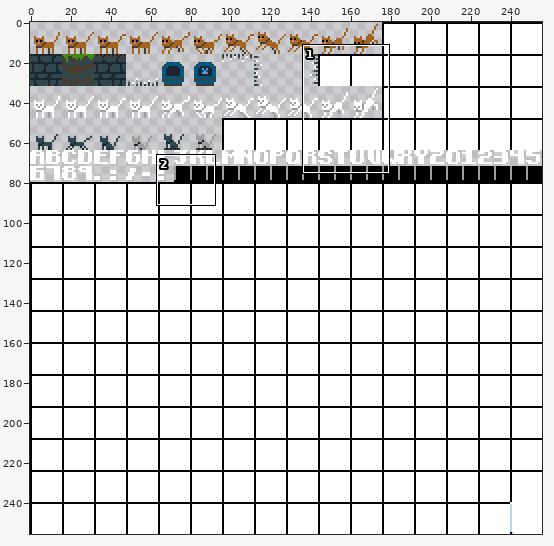
Sprite sheet, stored at data/tiles.png. The picture above shows the old version from afar; the outline marks the close-up.
Close-up. The starting point:
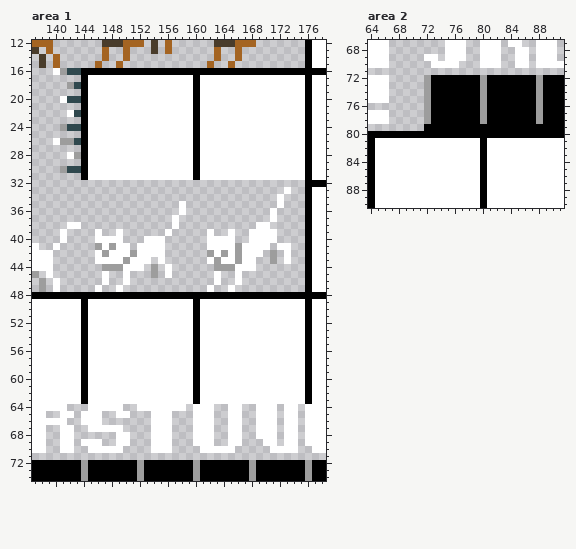
The file is 256x256 pixels. Shown: area 1: x 137..178, y 12..74; area 2: x 64..91, y 67..90.
After the commit:
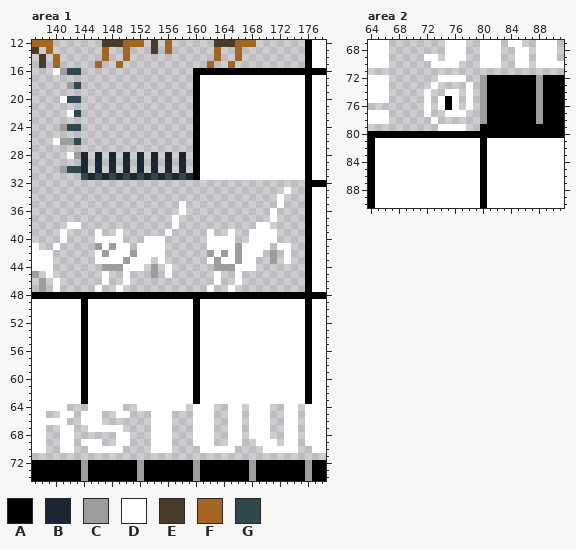
Palette (. is transparent): A #000000  B #1b2632  C #9d9d9d  D #ffffff  E #493c2b  F #a46422  G #2f484e
Diff:
{"where": "area 1"}
{"y":16,"x":144,"old":"AAAAAAAAAAAAAAAA","new":"................"}
{"y":17,"x":144,"old":"ADDDDDDDDDDDDDDD","new":"................"}
{"y":18,"x":144,"old":"ADDDDDDDDDDDDDDD","new":"................"}
{"y":19,"x":144,"old":"ADDDDDDDDDDDDDDD","new":"................"}
{"y":20,"x":144,"old":"ADDDDDDDDDDDDDDD","new":"................"}
{"y":21,"x":144,"old":"ADDDDDDDDDDDDDDD","new":"................"}
{"y":22,"x":144,"old":"ADDDDDDDDDDDDDDD","new":"................"}
{"y":23,"x":144,"old":"ADDDDDDDDDDDDDDD","new":"................"}
{"y":24,"x":144,"old":"ADDDDDDDDDDDDDDD","new":"................"}
{"y":25,"x":144,"old":"ADDDDDDDDDDDDDDD","new":"................"}
{"y":26,"x":144,"old":"ADDDDDDDDDDDDDDD","new":"................"}
{"y":27,"x":144,"old":"ADDDDDDDDDDDDDDD","new":"................"}
{"y":28,"x":144,"old":"ADDDDDDDDDDDDDDD","new":"B.B.B.B.B.B.B.B."}
{"y":29,"x":144,"old":"ADDDDDDDDDDDDDDD","new":"B.B.B.B.B.B.B.B."}
{"y":30,"x":144,"old":"ADDDDDDDDDDDDDDD","new":"B.B.B.B.B.B.B.B."}
{"y":31,"x":144,"old":"ADDDDDDDDDDDDDDD","new":"GBGBGBGBGBGBGBGB"}
{"y":64,"x":168,"old":".","new":"D"}
{"y":64,"x":171,"old":"D","new":"."}
{"y":65,"x":168,"old":".","new":"D"}
{"y":65,"x":171,"old":"D","new":"."}
{"y":66,"x":168,"old":".","new":"D"}
{"y":66,"x":171,"old":"D","new":"."}
{"y":67,"x":168,"old":".","new":"D"}
{"y":67,"x":171,"old":"D","new":"."}
{"y":68,"x":168,"old":".","new":"D"}
{"y":68,"x":171,"old":"D","new":"."}
{"y":69,"x":169,"old":".","new":"D"}
{"y":70,"x":170,"old":".","new":"D"}
{"where": "area 2"}
{"y":72,"x":72,"old":"CAAAAAAA","new":"..DDDD.."}
{"y":73,"x":72,"old":"CAAAAAAA","new":".D....D."}
{"y":74,"x":72,"old":"CAAAAAAA","new":"D..DD.D."}
{"y":75,"x":72,"old":"CAA","new":"D.D"}
{"y":75,"x":76,"old":"AAAA","new":"D.D."}
{"y":76,"x":72,"old":"CAA","new":"D.D"}
{"y":76,"x":76,"old":"AAAA","new":"D.D."}
{"y":77,"x":72,"old":"CAAAAAAA","new":"D..DDD.."}
{"y":78,"x":72,"old":"CAAAAAAA","new":".D......"}
{"y":79,"x":72,"old":"AAAAAAAA","new":"..DDDD.."}
{"label":"changed","picture_box":[81,68,193,180]}
{"label":"changed","picture_box":[249,404,277,453]}
{"label":"changed","picture_box":[424,75,480,131]}
